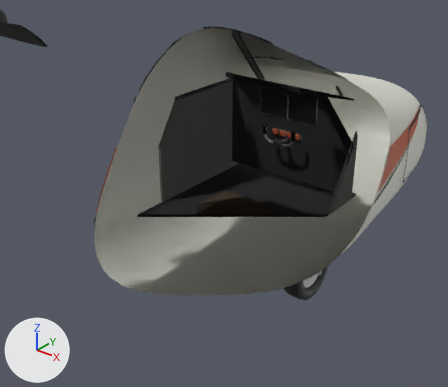
What one commit did to the glTF model public/assets/aeronaves/jaz-50.glb.
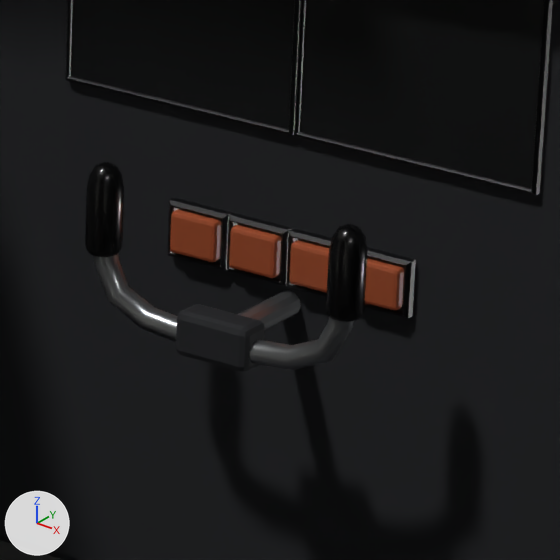
There are two pictures of each version: one from a 50 mm lens placed at (2.831, -1.162, 1.971), pointed at (-0.289, 2.738, -0.447), one close up on the part from 56% to 71% of the width and 27% to 44% of the height. The lights are fixed; the arrows at lower left show +X, +Y and +Z. The first two pictures are the older version. Everything nearer to the camera than a plane just in front of the edit is cut away. Where no turn or scale is listed for an object, it has been applied to the vertices. Vertices at exactly the same position are counted once.

Names of what the first close-up shows: 'boton-baliza', 'boton-baliza-hueco', 'boton-flaps', 'boton-freno', 'boton-motor', 'cuerno-0.00', 'cuerno-centro-0.00', 'cuerno-puno-0.00--1', 'cuerno-puno-0.00-1', 'panel', 'pantalla-horizonte', 'pantalla-horizonte-marco', 'pantalla-rumbo', 'pantalla-rumbo-marco' and 5 more.
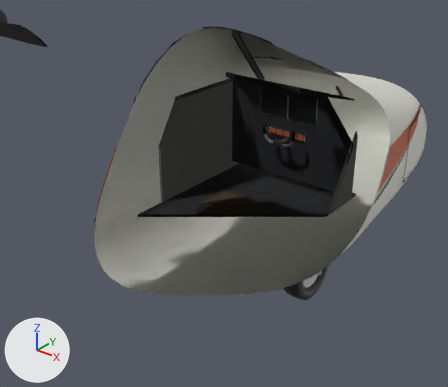
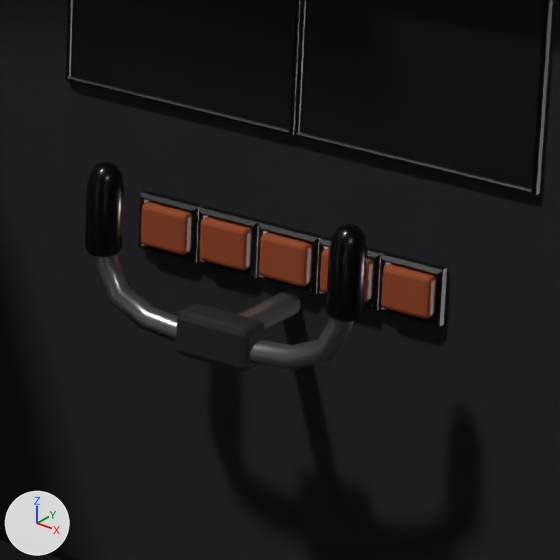
What differs and where, as boxes (x1, y1, x2, y2) in the close-ups (560 x 560 px):
'boton-motor', moved
    before: (229, 225, 282, 278)
    after: (199, 217, 251, 270)
'boton-baliza', moved
    before: (170, 209, 222, 262)
    after: (141, 202, 192, 255)
'boton-flaps', moved
    before: (289, 240, 329, 293)
    after: (259, 232, 312, 286)
'boton-terr', added (orange)
    after: (381, 264, 436, 319)
'boton-baliza-hueco', moved
    before: (167, 198, 232, 270)
    after: (138, 190, 203, 262)
'boton-freno', moved
    before: (365, 258, 404, 311)
    after: (320, 248, 373, 302)
'boton-terr-hueco', added
    after: (378, 252, 447, 327)

What the commit changed:
me_cube_004 is used by ob_boton_baliza; location (0.0, 0.0, 0.0).
me_cube_004 had 56 vertices, 108 faces and spanned x -0.1429..-0.0846, y 3.255..3.271, z 0.0067..0.0533.
me_cube_004 now has 56 vertices, 108 faces and spans x -0.1808..-0.1225, y 3.255..3.271, z 0.0067..0.0533.
me_cube_004 part 1: the whole mesh is moved by (-0.0379, 0.0, 0.0).
me_boton_baliza_hueco is used by ob_boton_baliza_hueco; location (0.0, 0.0, 0.0).
me_boton_baliza_hueco had 20 vertices, 40 faces and spanned x -0.1512..-0.0763, y 3.263..3.275, z -0.0013..0.0613.
me_boton_baliza_hueco now has 20 vertices, 40 faces and spans x -0.1891..-0.1142, y 3.263..3.275, z -0.0013..0.0613.
me_boton_baliza_hueco part 2: the whole mesh is moved by (-0.0379, 0.0, 0.0).
me_cube_006 is used by ob_boton_flaps; location (0.0, 0.0, 0.0).
me_cube_006 had 56 vertices, 108 faces and spanned x 0.0088..0.0671, y 3.255..3.271, z 0.0067..0.0533.
me_cube_006 now has 56 vertices, 108 faces and spans x -0.0292..0.0292, y 3.255..3.271, z 0.0067..0.0533.
me_cube_006 part 3: the whole mesh is moved by (-0.0379, 0.0, 0.0).
me_cube_007 is used by ob_boton_freno; location (0.0, 0.0, 0.0).
me_cube_007 had 56 vertices, 108 faces and spanned x 0.0846..0.1429, y 3.255..3.271, z 0.0067..0.0533.
me_cube_007 now has 56 vertices, 108 faces and spans x 0.0467..0.105, y 3.255..3.271, z 0.0067..0.0533.
me_cube_007 part 4: the whole mesh is moved by (-0.0379, 0.0, 0.0).
me_cube_005 is used by ob_boton_motor; location (0.0, 0.0, 0.0).
me_cube_005 had 56 vertices, 108 faces and spanned x -0.0671..-0.0088, y 3.255..3.271, z 0.0067..0.0533.
me_cube_005 now has 56 vertices, 108 faces and spans x -0.105..-0.0467, y 3.255..3.271, z 0.0067..0.0533.
me_cube_005 part 5: the whole mesh is moved by (-0.0379, 0.0, 0.0).
Mesh me_boton_terr_hueco is new.
It has 20 vertices, 40 faces and spans x 0.1142..0.1891, y 3.263..3.275, z -0.0013..0.0613.
It uses material mat_bisel (black #121315).
Mesh me_cube_008_1 is new.
It has 56 vertices, 108 faces and spans x 0.1225..0.1808, y 3.255..3.271, z 0.0067..0.0533.
It uses material mat_boton (orange #b85c38).
Object 'boton-terr-hueco' (ob_boton_terr_hueco) is new; it shows me_boton_terr_hueco.
Its location is (0.0, 0.0, 0.0).
Object 'boton-terr' (ob_boton_terr) is new; it shows me_cube_008_1.
Its location is (0.0, 0.0, 0.0).
